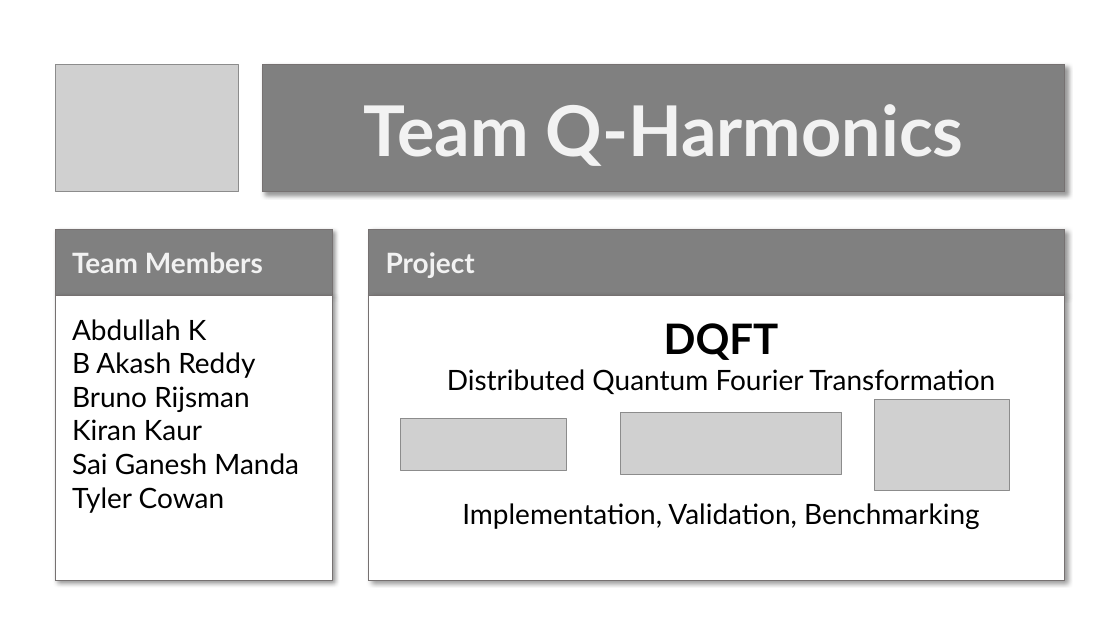
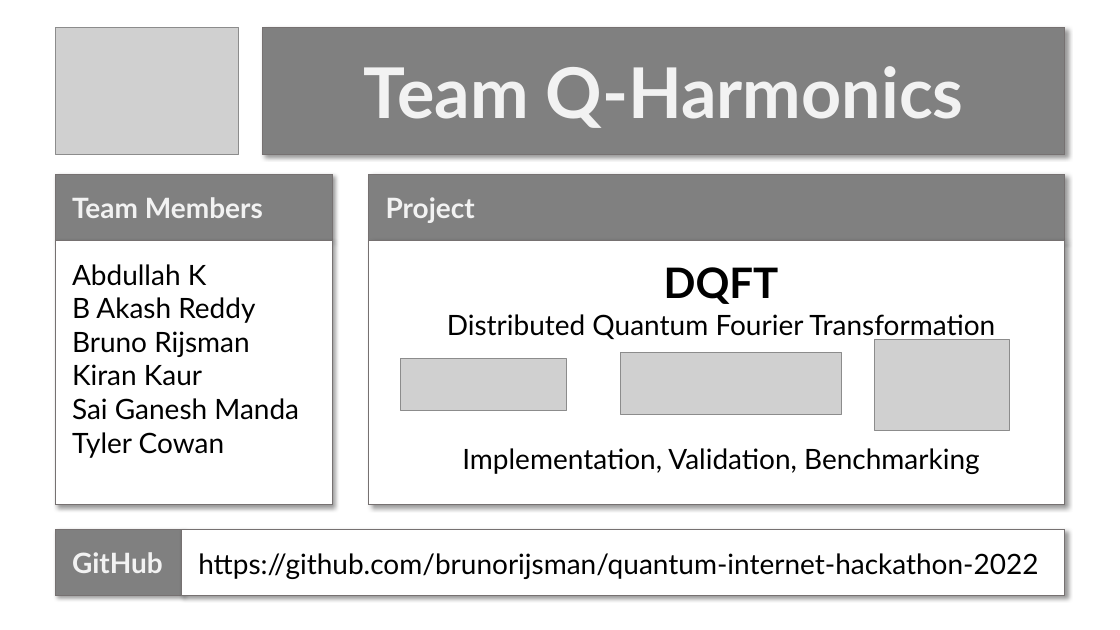
Before and after one commit to brunorijsman/quantum-internet-hackathon-2022, a slide deck: slide 1 of docs/end-of-hackathon-presentation.pptx. Drawn at 1120x630 pixels with LibreOffice and Linux fonts; fonts in the diff are those of the drawing; grey boxes stand for pictures. Boxes give left, top, right and bottom in pixels: in the first picture for what was removed or moved away, otherwise in the second. Text is boxed around its words. In the diff, an @@ line names an element or a change of style, - is before the commit and + after.

```diff
--- a/docs/end-of-hackathon-presentation.pptx
+++ b/docs/end-of-hackathon-presentation.pptx
@@ picture: place and size @@
-picture at <box>55,65,239,192</box>
+picture at <box>55,27,239,154</box>
@@ rectangle "Team Q-Harmonics": place and size @@
-rectangle "Team Q-Harmonics" at <box>263,65,1065,192</box>
+rectangle "Team Q-Harmonics" at <box>263,27,1065,154</box>
@@ rectangle "Team Members": place and size @@
-rectangle "Team Members" at <box>55,229,333,295</box>
+rectangle "Team Members" at <box>55,175,333,240</box>
@@ rectangle "Project": place and size @@
-rectangle "Project" at <box>369,229,1065,295</box>
+rectangle "Project" at <box>369,175,1065,240</box>
@@ rectangle "Abdullah K": place and size @@
-rectangle "Abdullah K" at <box>55,295,333,580</box>
+rectangle "Abdullah K" at <box>55,240,333,505</box>
@@ rectangle "DQFT": place and size @@
-rectangle "DQFT" at <box>369,295,1065,580</box>
+rectangle "DQFT" at <box>369,240,1065,505</box>
@@ 3 pictures: place and size @@
-3 pictures at <box>401,399,1009,491</box>
+3 pictures at <box>401,339,1009,431</box>
@@ rectangle added at <box>55,529,181,595</box>, fill #808080, outline #767171 0.75 pt, 24 pt, text #F2F2F2, bold @@
+GitHub
@@ rectangle added at <box>181,529,1065,595</box>, fill #FFFFFF, outline #767171 0.75 pt, 24 pt, text #000000 @@
+https://github.com/brunorijsman/quantum-internet-hackathon-2022
```
Also in this commit, not shown: 1 slide added.
